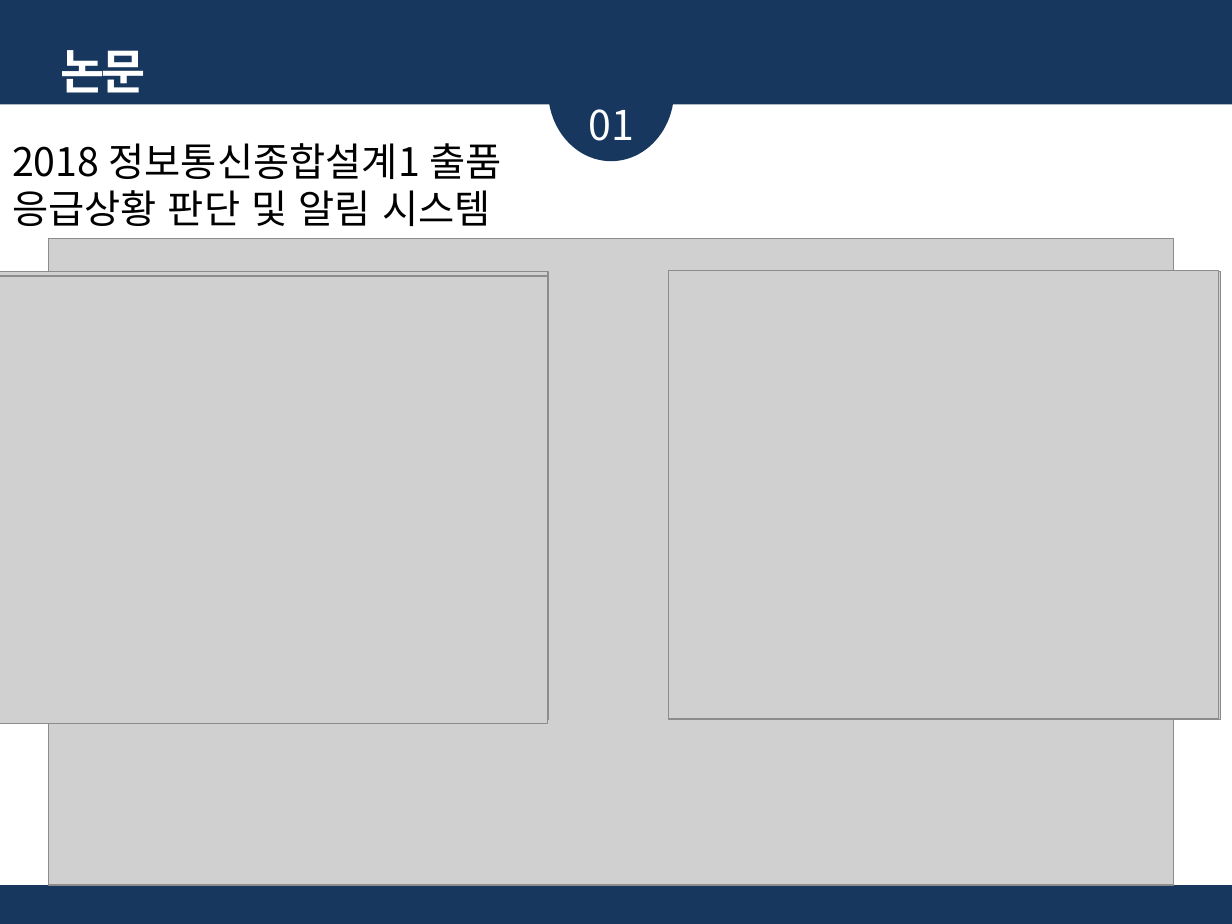
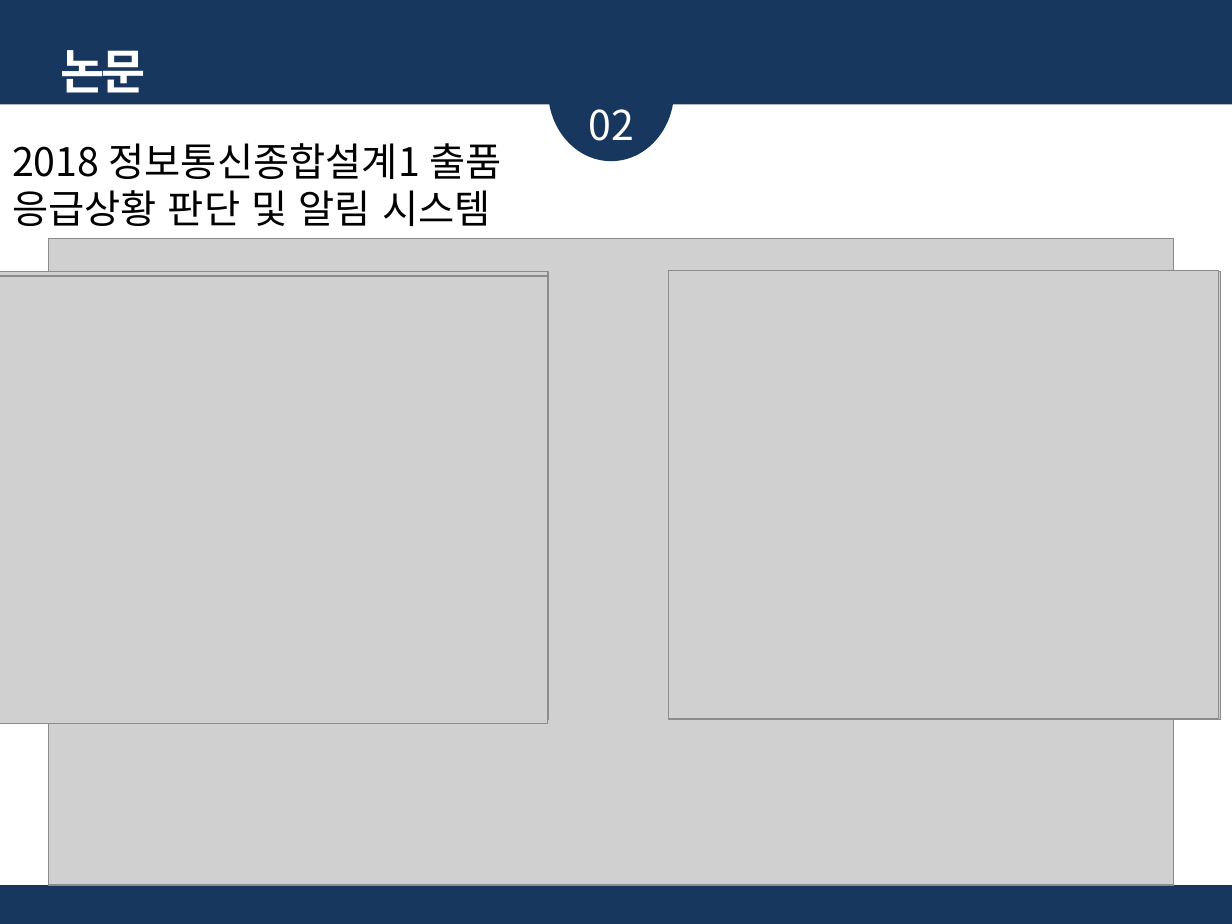
Before and after one commit to glad1470/2019_research, a slide deck: slide 5 of Doc/주제 선정 및 시장 조사_19.03.19/졸업논문 주제_임광효_김준영_2.pptx. Drawn at 1232x924 pixels with LibreOffice and Linux fonts; fonts in the diff are those of the drawing; grey boxes stand for pictures. Boxes give left, top, right and bottom in pixels: in the first picture for what was removed or moved away, otherwise in the second. Text is boxed around its words. In the diff, an @@ line names an element or a change of style, - is before the commit and + after.

```diff
--- a/Doc/주제 선정 및 시장 조사_19.03.19/졸업논문 주제_임광효_김준영_2.pptx
+++ b/Doc/주제 선정 및 시장 조사_19.03.19/졸업논문 주제_임광효_김준영_2.pptx
@@ text at (588,109,634,141): text changed @@
-01
+02
```
Also in this commit, not shown: 6 other slides changed.
